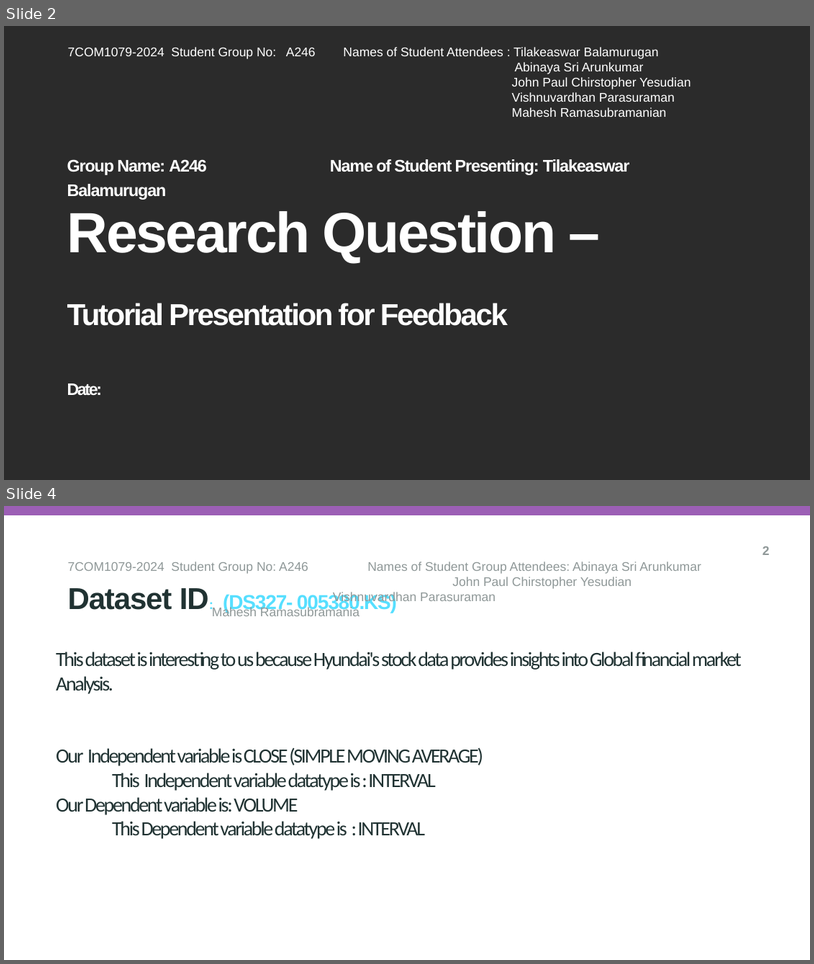
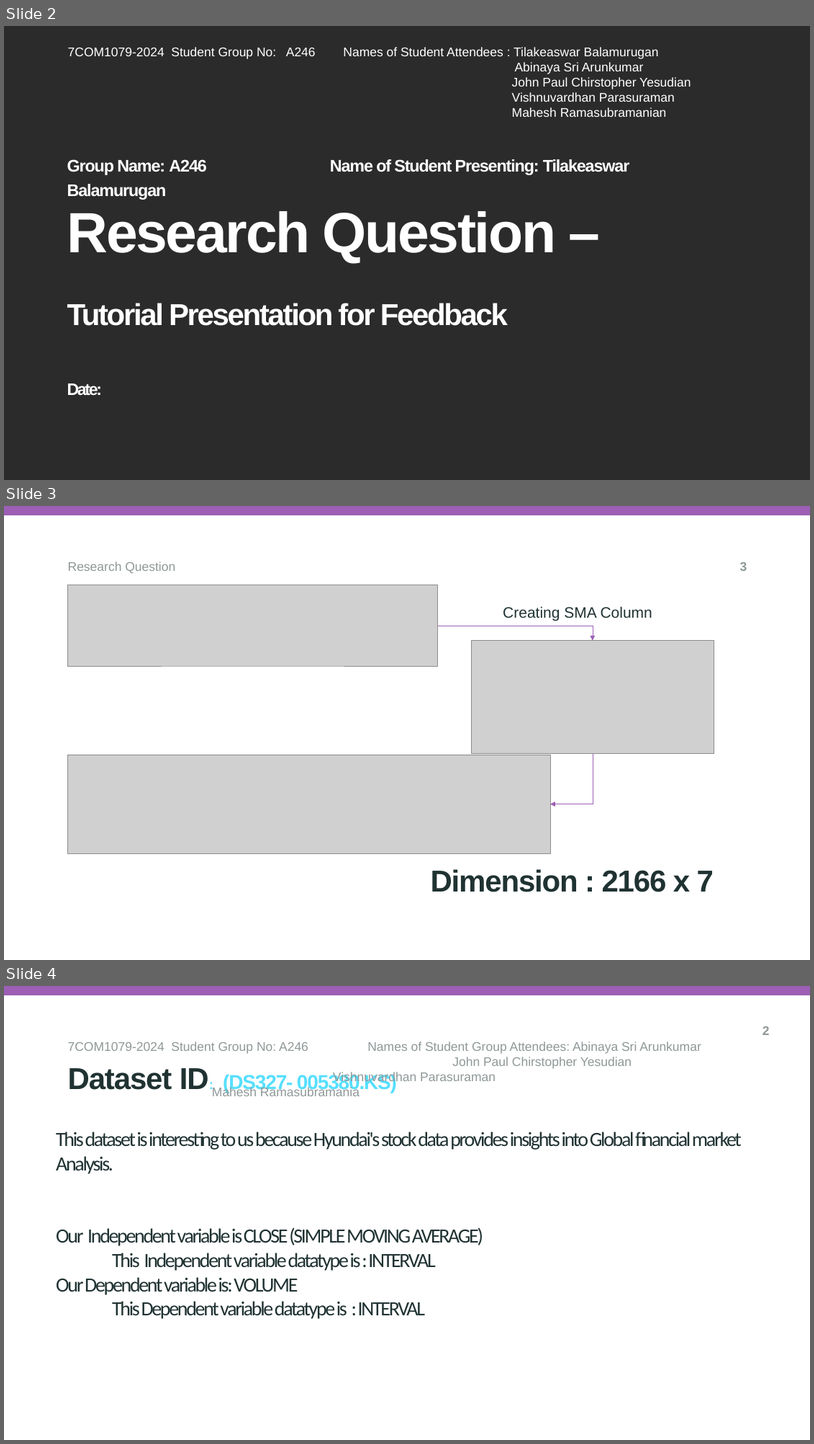
Before and after one commit to aa24abf/A246_7COM1079, a slide deck: reseach_question_presentation_template.pptx. Shown one above the other, each under a label of ours: slides 2 and 4 before the commit, slides 2, 3 and 4 after it; the slides between them are not shown. The pictures are 814x964 and 814x1444 pixels, drawn with LibreOffice and Linux fonts; fonts in the diff are those of the drawing; grey boxes stand for pictures; background and template pictures are left out; a plain dark background stands for a picture behind light text. Boxes give left, top, right and bottom in pixels: in the first picture for what was removed or moved away, otherwise in the second. Text is boxed around its words. In the diff, an @@ line names an element or a change of style, - is before the commit and + after.

Commit message:
Research Question PTT Changes - Abinaya

```diff
--- a/reseach_question_presentation_template.pptx
+++ b/reseach_question_presentation_template.pptx
@@ slide 3 added at [4, 506, 810, 960], background #FFFFFF; not listed: 1 template element that a slide beside it also shows @@
@@ text added at [68, 561, 175, 573], 15 pt, text #8F9898 @@
+Research Question
@@ page number added at [741, 562, 748, 571], 15 pt, text #8F9898, bold @@
+3
@@ picture added at [68, 584, 438, 666] @@
@@ text added at [503, 606, 653, 621], 18 pt, text #203232 @@
+Creating SMA Column
@@ elbow arrow added from (438, 626) to (593, 641), #9C5FB5 0.5 pt @@
@@ picture added at [471, 641, 714, 754] @@
@@ picture added at [68, 754, 551, 853] @@
@@ elbow arrow added from (593, 754) to (551, 803), #9C5FB5 0.5 pt @@
@@ subtitle added at [431, 869, 714, 892], 36 pt, text #203232, bold @@
+Dimension : 2166 x 7
```
Also in this commit, not shown: 2 slides changed, 1 slide removed, 3 other files.
